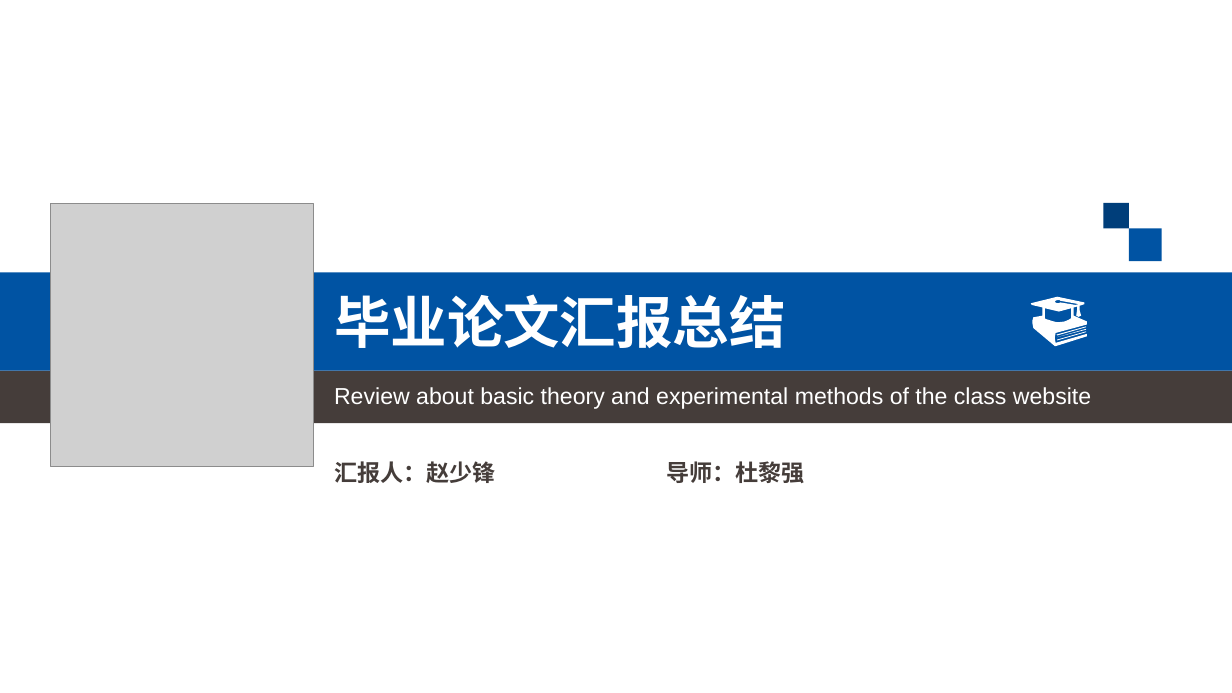
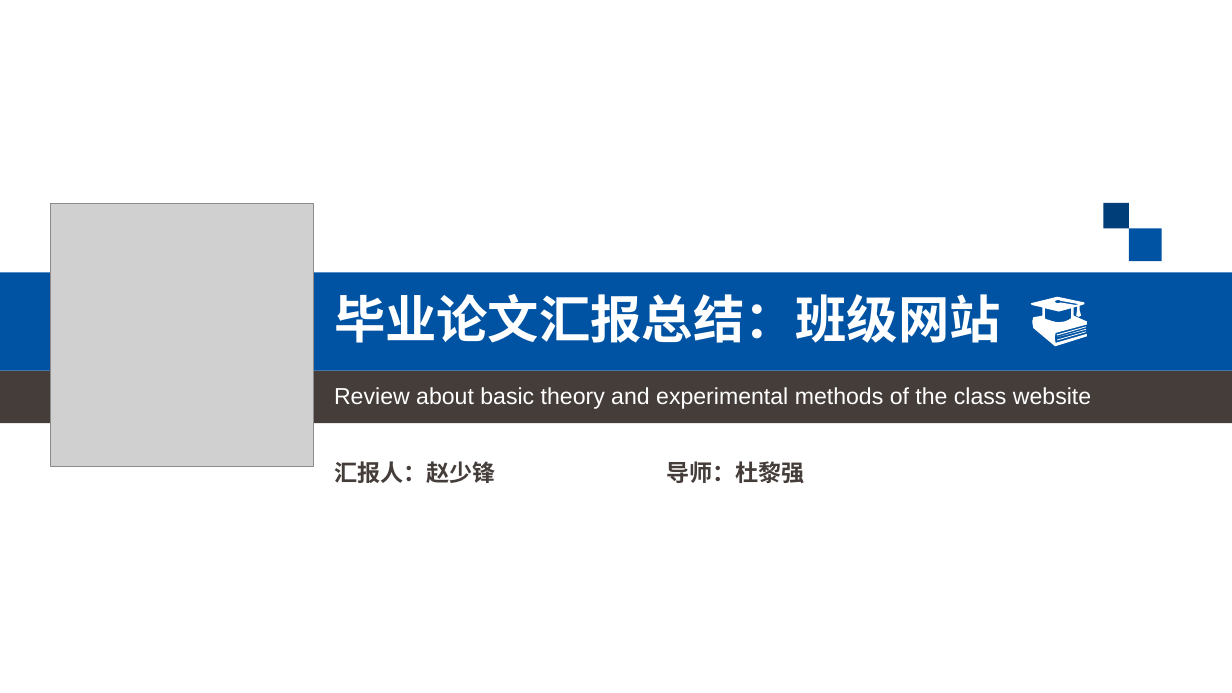
Before and after one commit to ZHAO-Shaofeng/bishe, a slide deck: slide 1 of 答辩PPT.pptx. Drawn at 1232x693 pixels with LibreOffice and Linux fonts; fonts in the diff are those of the drawing; grey boxes stand for pictures. Boxes give left, top, right and bottom in pixels: in the first picture for what was removed or moved away, otherwise in the second. Text is boxed around its words. In the diff, an @@ line names an element or a change of style, - is before the commit and + after.

```diff
--- a/答辩PPT.pptx
+++ b/答辩PPT.pptx
@@ text at [334,294,1001,343]: text changed; size 44 to 40 pt @@
-毕业论文汇报总结
+毕业论文汇报总结：班级网站
```
Also in this commit, not shown: 2 other slides changed.
